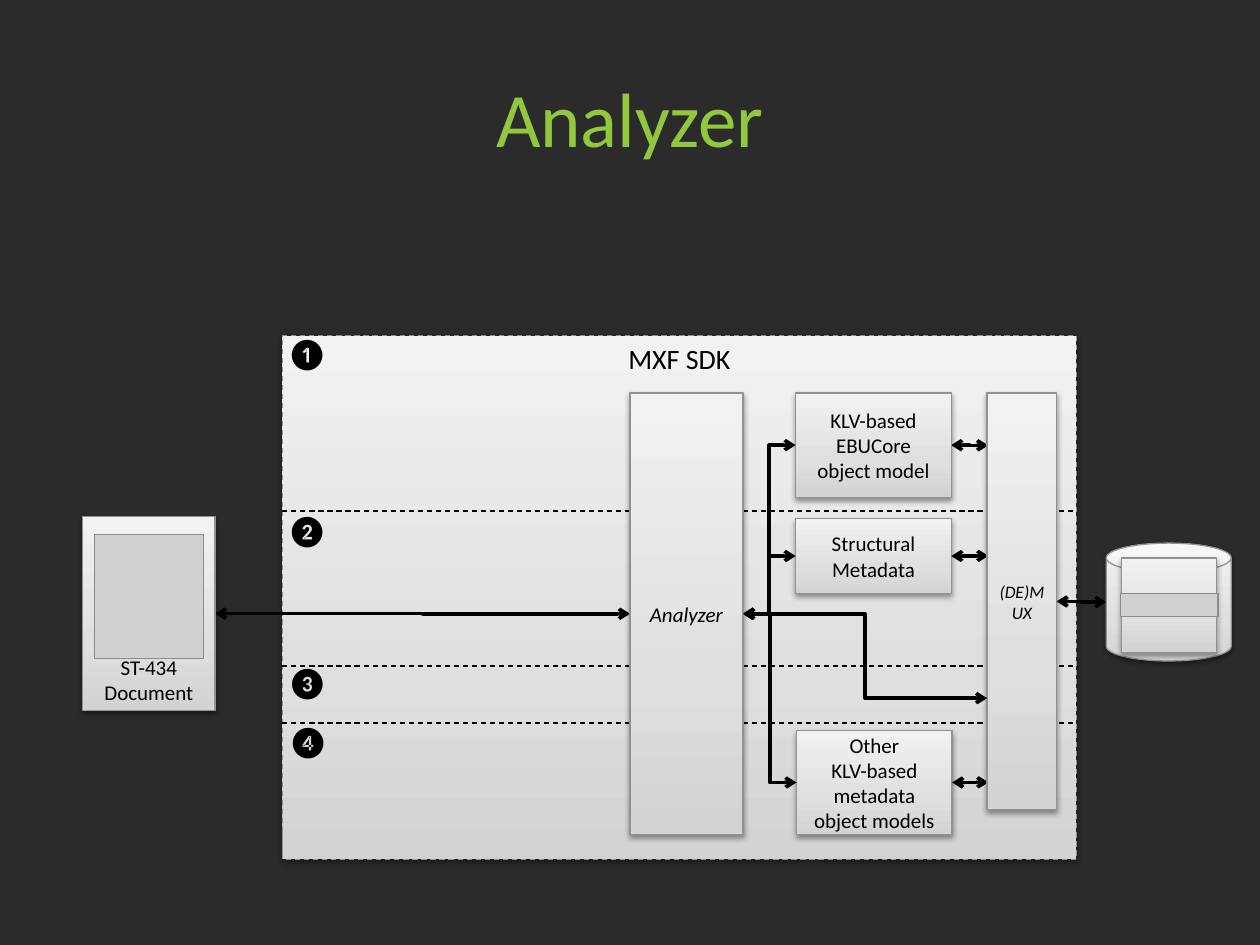
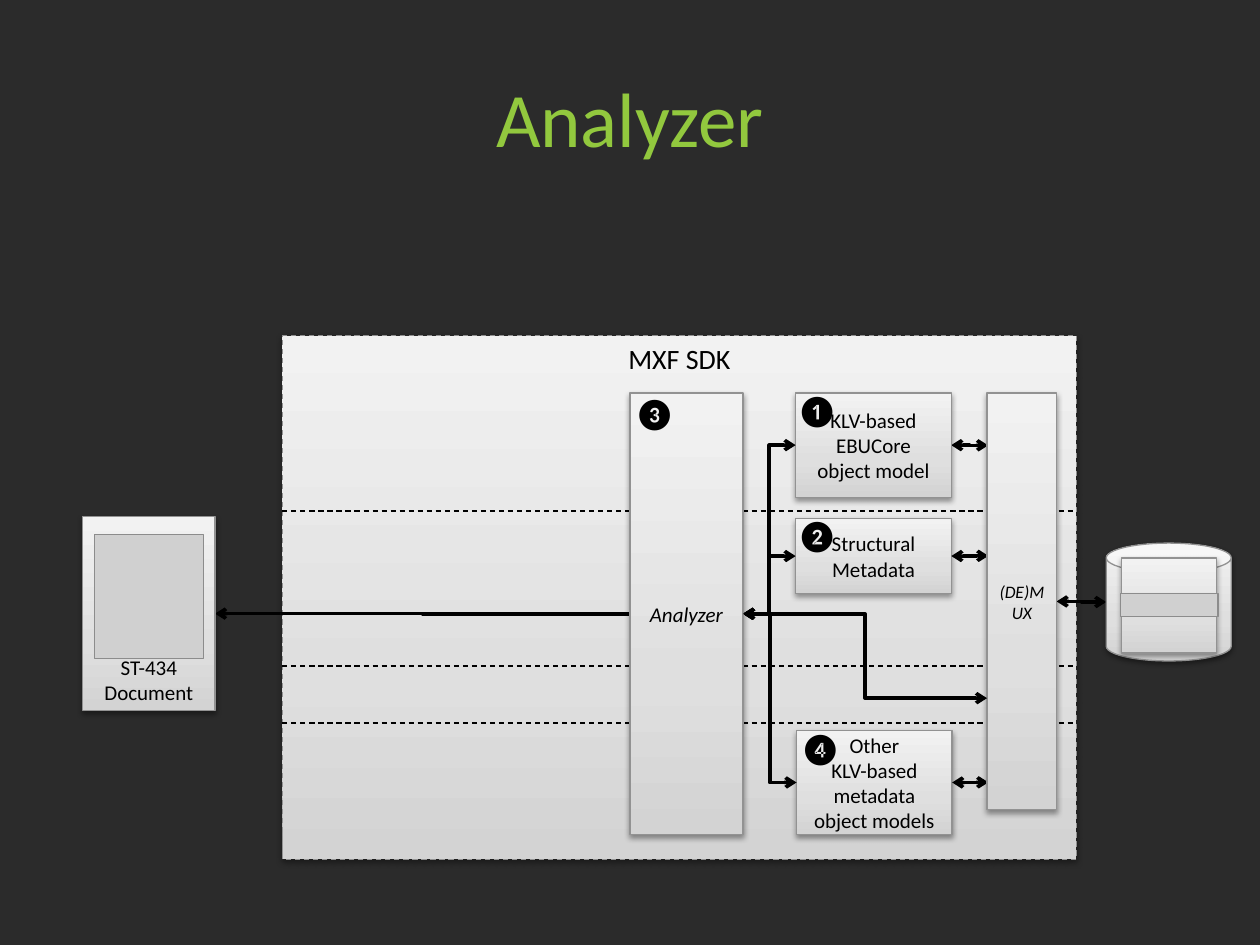
Before and after one commit to Limecraft/ebu-mxfsdk, a slide deck: slide 3 of doc/EBU MXF SDK - EBUCore - images.pptx. Drawn at 1260x945 pixels with LibreOffice and Linux fonts; fonts in the diff are those of the drawing; grey boxes stand for pictures; background and template pictures are left out; a plain dark background stands for a picture behind light text. Boxes give left, top, right and bottom in pixels: in the first picture for what was removed or moved away, otherwise in the second. Text is boxed around its words. In the diff, an @@ line names an element or a change of style, - is before the commit and + after.

Commit message:
Documentation updated with info about versioned EBUCore and Analyzer functionality. Replaces EBU MXF SDK - EBUCore.docx.

```diff
--- a/doc/EBU MXF SDK - EBUCore - images.pptx
+++ b/doc/EBU MXF SDK - EBUCore - images.pptx
@@ text "❸": place and size @@
-text "❸" at bbox=[287, 668, 329, 702]
+text "❸" at bbox=[634, 398, 676, 432]
@@ text "❶": place and size @@
-text "❶" at bbox=[286, 338, 328, 372]
+text "❶" at bbox=[796, 396, 838, 430]
@@ text "❷": place and size @@
-text "❷" at bbox=[286, 517, 328, 548]
+text "❷" at bbox=[796, 521, 838, 555]
@@ elbow double arrow (215, 614) - (630, 614): elbow double arrow to elbow arrow @@
@@ text "❹": place and size @@
-text "❹" at bbox=[287, 728, 329, 759]
+text "❹" at bbox=[800, 733, 842, 767]
```
Also in this commit, not shown: 4 other files.
